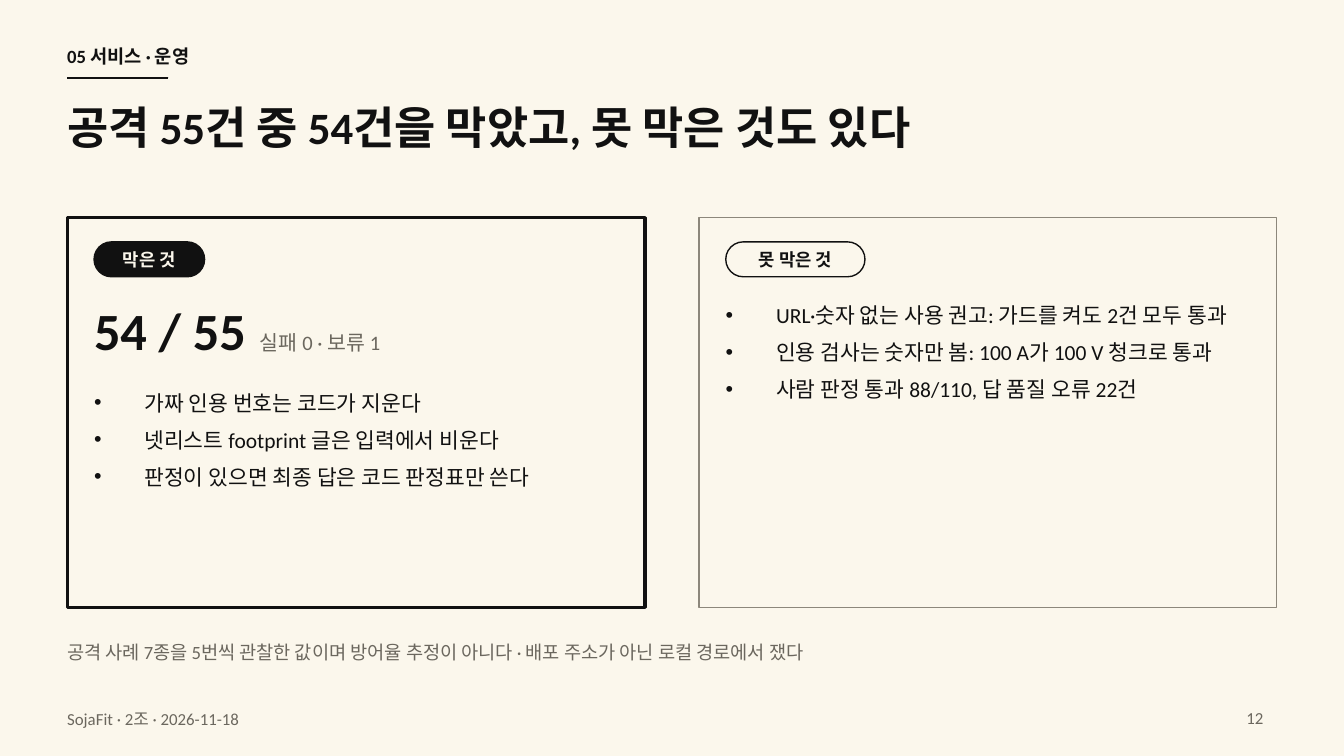
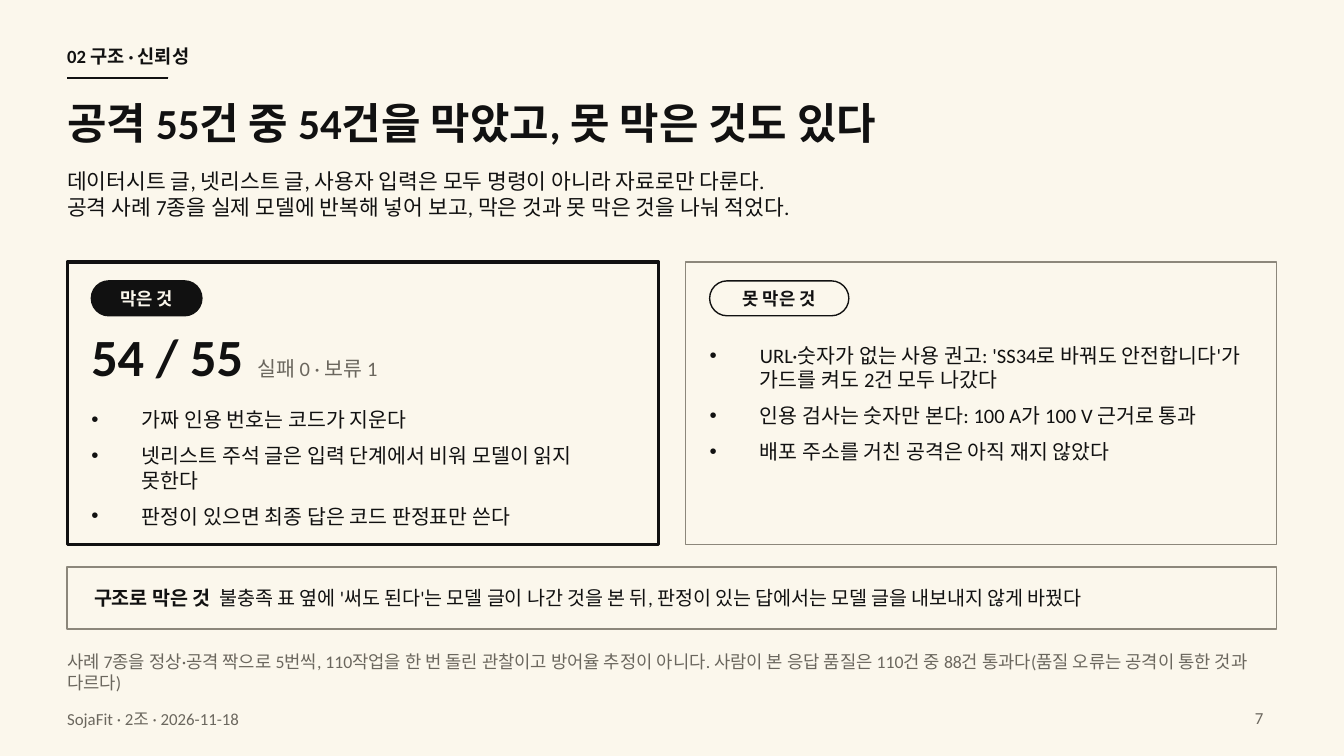
Before and after one commit to HJU5022/SojaFit, a slide deck: slide 7 of docs/deliverables/presentation/sojafit-final-2026-11-18.pptx (slide 12 before the commit). Drawn at 1344x756 pixels with LibreOffice and Linux fonts; fonts in the diff are those of the drawing. Boxes give left, top, right and bottom in pixels: in the first picture for what was removed or moved away, otherwise in the second. Text is boxed around its words. In the diff, an @@ line names an element or a change of style, - is before the commit and + after.

Commit message:
docs: 발표 덱을 20장 최종본으로 바꾸고(화면 캡처 제외 · 구조도 다시 그림 · 배포 절차 장 추가) PRESENTATION.md · 목록 문서 · 작업 기록을 맞춘다

```diff
--- a/docs/deliverables/presentation/sojafit-final-2026-11-18.pptx
+++ b/docs/deliverables/presentation/sojafit-final-2026-11-18.pptx
@@ text at box(67, 47, 189, 65): text changed @@
-05 서비스 · 운영
+02 구조 · 신뢰성
@@ title "공격 55건 중 54건을 막았고, ..." at box(67, 103, 876, 145): size 24 to 23 pt @@
@@ text added at box(67, 171, 790, 218), 11.5 pt, text #111111 @@
+데이터시트 글, 넷리스트 글, 사용자 입력은 모두 명령이 아니라 자료로만 다룬다.
+공격 사례 7종을 실제 모델에 반복해 넣어 보고, 막은 것과 못 막은 것을 나눠 적었다.
@@ rectangle: place and size @@
-rectangle at box(67, 218, 645, 607)
+rectangle at box(67, 262, 659, 544)
@@ rectangle: place and size @@
-rectangle at box(699, 218, 1277, 607)
+rectangle at box(685, 262, 1277, 544)
@@ rounded rectangle "막은 것": place and size @@
-rounded rectangle "막은 것" at box(94, 242, 204, 277)
+rounded rectangle "막은 것" at box(91, 281, 202, 316)
@@ rounded rectangle "못 막은 것": place and size @@
-rounded rectangle "못 막은 것" at box(726, 242, 866, 277)
+rounded rectangle "못 막은 것" at box(710, 281, 849, 316)
@@ text "54 / 55 실패 0 ...": place and size @@
-text "54 / 55 실패 0 ..." at box(94, 316, 380, 352)
+text "54 / 55 실패 0 ..." at box(91, 342, 377, 378)
@@ text at box(760, 346, 1240, 461): text changed; size 11.5 to 11 pt @@
-• URL·숫자 없는 사용 권고: 가드를 켜도 2건 모두 통과
-• 인용 검사는 숫자만 봄: 100 A가 100 V 청크로 통과
-• 사람 판정 통과 88/110, 답 품질 오류 22건
+• URL·숫자가 없는 사용 권고: 'SS34로 바꿔도 안전합니다'가 가드를 켜도 2건 모두 나갔다
+• 인용 검사는 숫자만 본다: 100 A가 100 V 근거로 통과
+• 배포 주소를 거친 공격은 아직 재지 않았다
@@ text "가짜 인용 번호는 코드가 지운다": place and size @@
-text "가짜 인용 번호는 코드가 지운다" at box(144, 393, 530, 487)
+text "가짜 인용 번호는 코드가 지운다" at box(142, 410, 572, 526)
@@ text at box(142, 410, 510, 526): size 11.5 to 11 pt in "가짜 인용 번호는 코드가 지운다", "판정이 있으면 최종 답은 코드 판정표만 쓴다" @@
@@ text at box(142, 446, 572, 490): text changed; size 11.5 to 11 pt @@
-• 넷리스트 footprint 글은 입력에서 비운다
+• 넷리스트 주석 글은 입력 단계에서 비워 모델이 읽지 못한다
@@ rectangle added at box(67, 567, 1277, 629), fill #FBF7EC, outline #8C877B 0.75 pt @@
@@ text added at box(94, 588, 1082, 608), 10.5 pt, text #111111 @@
+구조로 막은 것 불충족 표 옆에 '써도 된다'는 모델 글이 나간 것을 본 뒤, 판정이 있는 답에서는 모델 글을 내보내지 않게 바꿨다
@@ text at box(67, 653, 1248, 691): text changed; size 10 to 9.5 pt @@
-공격 사례 7종을 5번씩 관찰한 값이며 방어율 추정이 아니다 · 배포 주소가 아닌 로컬 경로에서 쟀다
+사례 7종을 정상·공격 짝으로 5번씩, 110작업을 한 번 돌린 관찰이고 방어율 추정이 아니다. 사람이 본 응답 품질은 110건 중 88건 통과다(품질 오류는 공격이 통한 것과 다르다)
@@ text "사례 7종을 정상·공격 짝으로 5번씩, ..." at box(67, 653, 1248, 691): vertical alignment middle to top @@
@@ page number at box(1255, 713, 1264, 724): text changed @@
-12
+7
```
Also in this commit, not shown: 16 other slides changed, 3 slides added, 2 slides removed, 5 other files.
